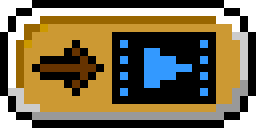
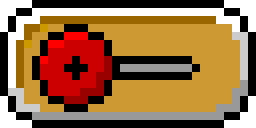
Layers edited between the first and the second w=256, h=128 image:
hid "ad_pressed" over box(32, 32, 216, 104)
showed "off_pressed", painted on it over box(32, 24, 216, 112)
